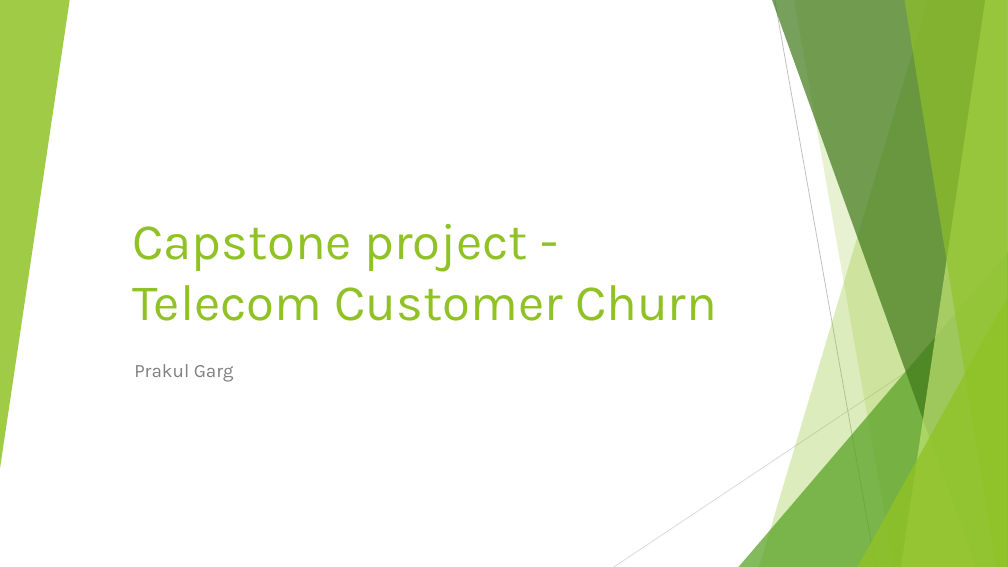
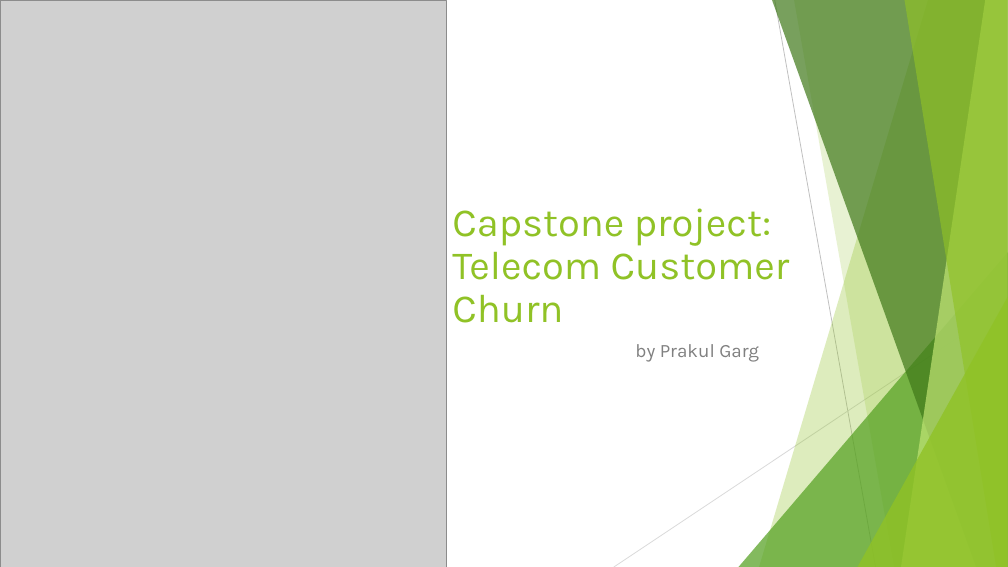
Before and after one commit to Prakul-github/Machine-Learning, a slide deck: slide 1 of Capstone_Project/Capstone project - Telecom Customer Churn.pptx. Drawn at 1008x567 pixels with LibreOffice and Linux fonts; fonts in the diff are those of the drawing; grey boxes stand for pictures. Boxes give left, top, right and bottom in pixels: in the first picture for what was removed or moved away, otherwise in the second. Text is boxed around its words. In the diff, an @@ line names an element or a change of style, - is before the commit and + after.

Commit message:
Final capstone project and presentation

```diff
--- a/Capstone_Project/Capstone project - Telecom Customer Churn.pptx
+++ b/Capstone_Project/Capstone project - Telecom Customer Churn.pptx
@@ picture added at [0, 0, 446, 567] @@
@@ title at [452, 208, 790, 323]: text changed; size 48.6 to 38 pt @@
-Capstone project - Telecom Customer Churn
+Capstone project: Telecom Customer Churn
@@ subtitle at [635, 344, 759, 362]: text changed @@
-Prakul Garg
+by Prakul Garg
```
Also in this commit, not shown: 7 other slides changed, 8 slides added, 2 slides removed, 1 other file.
